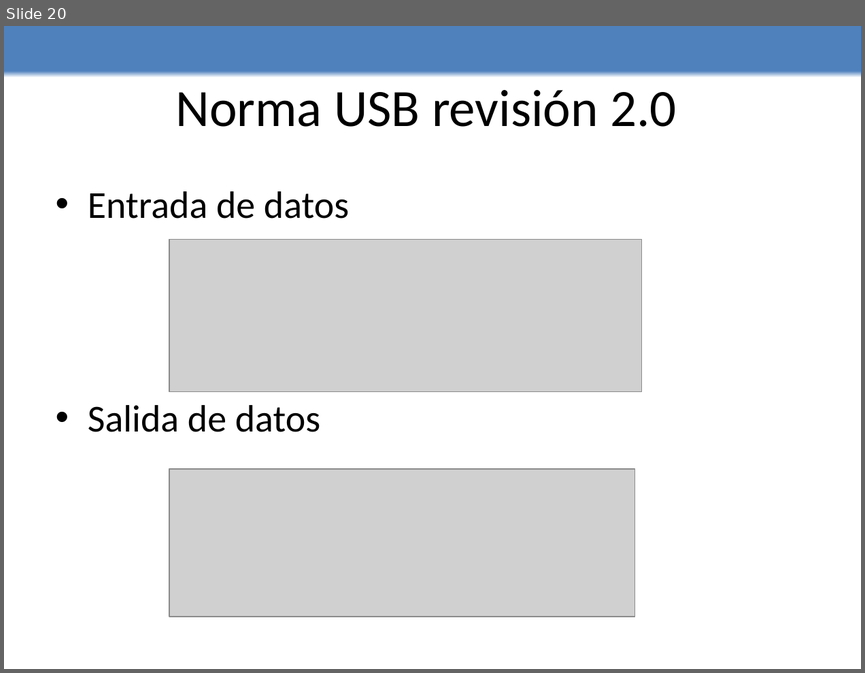
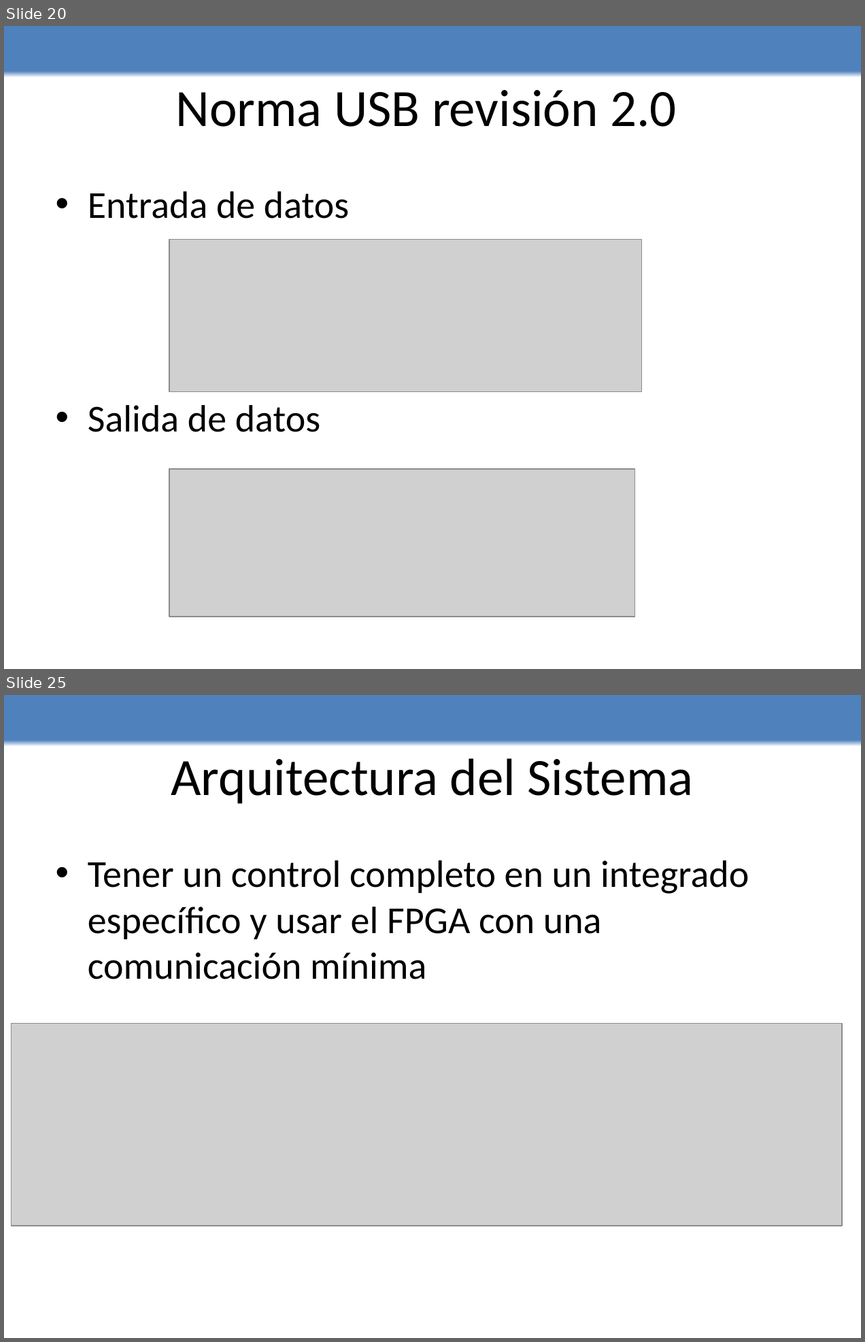
Before and after one commit to edwin0790/lechuzing, a slide deck: Presentacion/presentacion.pptx. Shown one above the other, each under a label of ours: slide 20 before the commit, slides 20 and 25 after it; the slides between them are not shown. The pictures are 865x673 and 865x1342 pixels, drawn with LibreOffice and Linux fonts; fonts in the diff are those of the drawing; grey boxes stand for pictures. Boxes give left, top, right and bottom in pixels: in the first picture for what was removed or moved away, otherwise in the second. Text is boxed around its words. In the diff, an @@ line names an element or a change of style, - is before the commit and + after.

```diff
--- a/Presentacion/presentacion.pptx
+++ b/Presentacion/presentacion.pptx
@@ slide 25 added at [4, 695, 861, 1338], background gradient #FFFFFF to #4F81BD @@
@@ title added at [171, 758, 694, 804], 44 pt, text #000000 @@
+Arquitectura del Sistema
@@ text added at [88, 860, 749, 979], 32 pt, text #000000 @@
+• Tener un control completo en un integrado específico y usar el FPGA con una comunicación mínima
@@ picture added at [11, 1023, 841, 1225] @@
```
Also in this commit, not shown: 1 slide changed, 9 other slides added.
